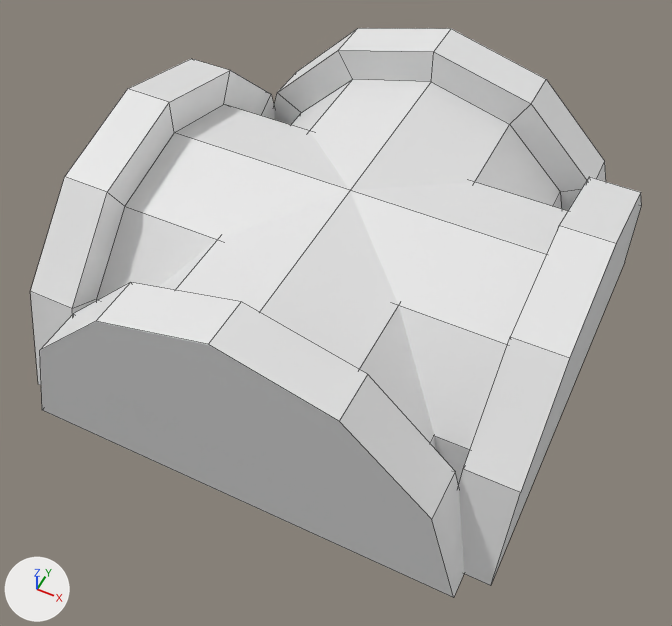
An edit to the OBJ model Assets/Modules/AdvancedMaze/pipecross.obj, drawn before and after from the same camera.
The view is the same before and after, from a 50 mm camera at (1.17, -2.47, 3.1) aimed at (0.04, -0.2, 0.27). The lights are fixed; the arrows at lower left show +X, +Y and +Z. Mesh edges are drawn as thin lines. Where no turn or scale is listed for an object, it has been applied to the vertices.
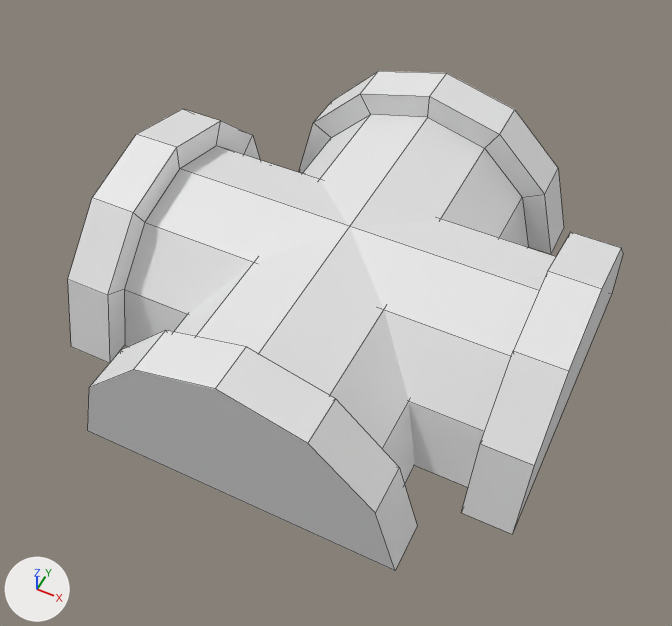
Changed parts and their boxes [x1, y1, x2, y2] in the pictures (672 x 626 px; the box of a moved part takes in the faces that stretch with it):
```json
{"object": "Cylinder.002", "change": "reshaped", "before": [30, 28, 642, 598], "after": [68, 71, 623, 571], "on screen": "9% narrower, 12% shorter"}
{"part": 1, "of": "me_cylinder_002", "change": "moved or reshaped", "before": [30, 59, 642, 586], "after": [68, 109, 623, 534]}
{"part": 2, "of": "me_cylinder_002", "change": "rebuilt", "before": [40, 28, 606, 598], "after": [87, 71, 564, 571], "on screen": "16% narrower, 12% shorter"}
```

Scene script edits in JSON lines:
```json
{"block": "me_cylinder_002", "where": "# used by ob_cylinder_002; location = (0.0, 0.0, 0.0)"}
{"op": "remove", "block": "me_cylinder_002", "code": "me_cylinder_002.from_pydata(...)  # 84 vertices, 64 faces; spans x -1.0..1.0, y -1.0..1.0, z 0.0..0.9"}
{"op": "add", "block": "me_cylinder_002", "code": "me_cylinder_002.from_pydata(...)  # 84 vertices, 64 faces; spans x -1.0..1.0, y -1.0..1.0, z 0.0..0.68"}
{"block": "me_cylinder_002", "change": "me_cylinder_002 part 1: the loose piece of 42 vertices spanning x -1.0..1.0, y -0.9..0.9, z 0.0..0.9 is scaled about the mesh origin by (1, 0.75, 0.75)"}
{"block": "me_cylinder_002", "change": "me_cylinder_002 part 2: the loose piece of 42 vertices spanning x -0.9..0.9, y -1.0..1.0, z 0.0..0.9 is rebuilt with 42 vertices and now spans x -0.68..0.68, y -1.0..1.0, z 0.0..0.68"}
```
